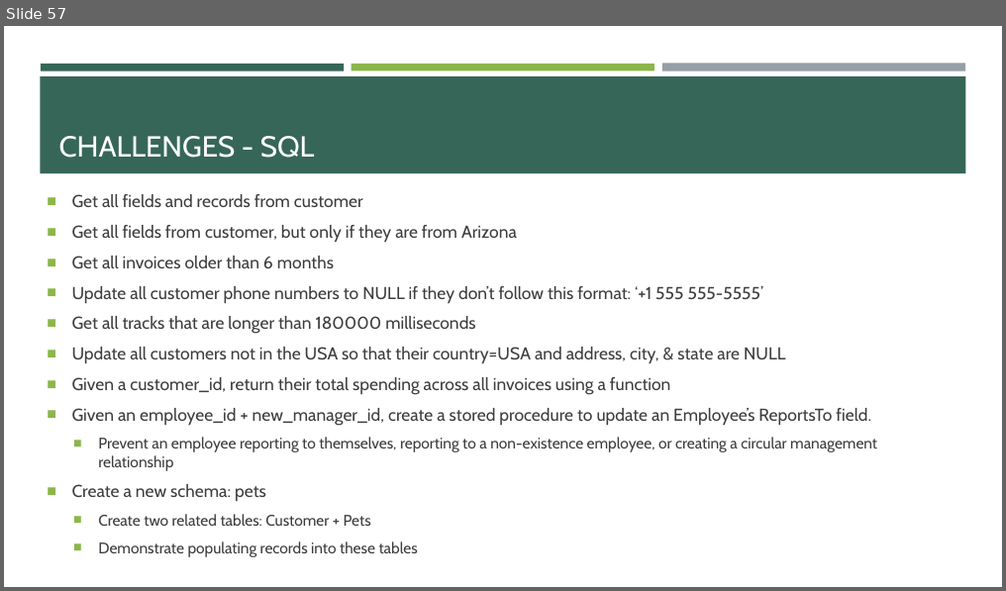
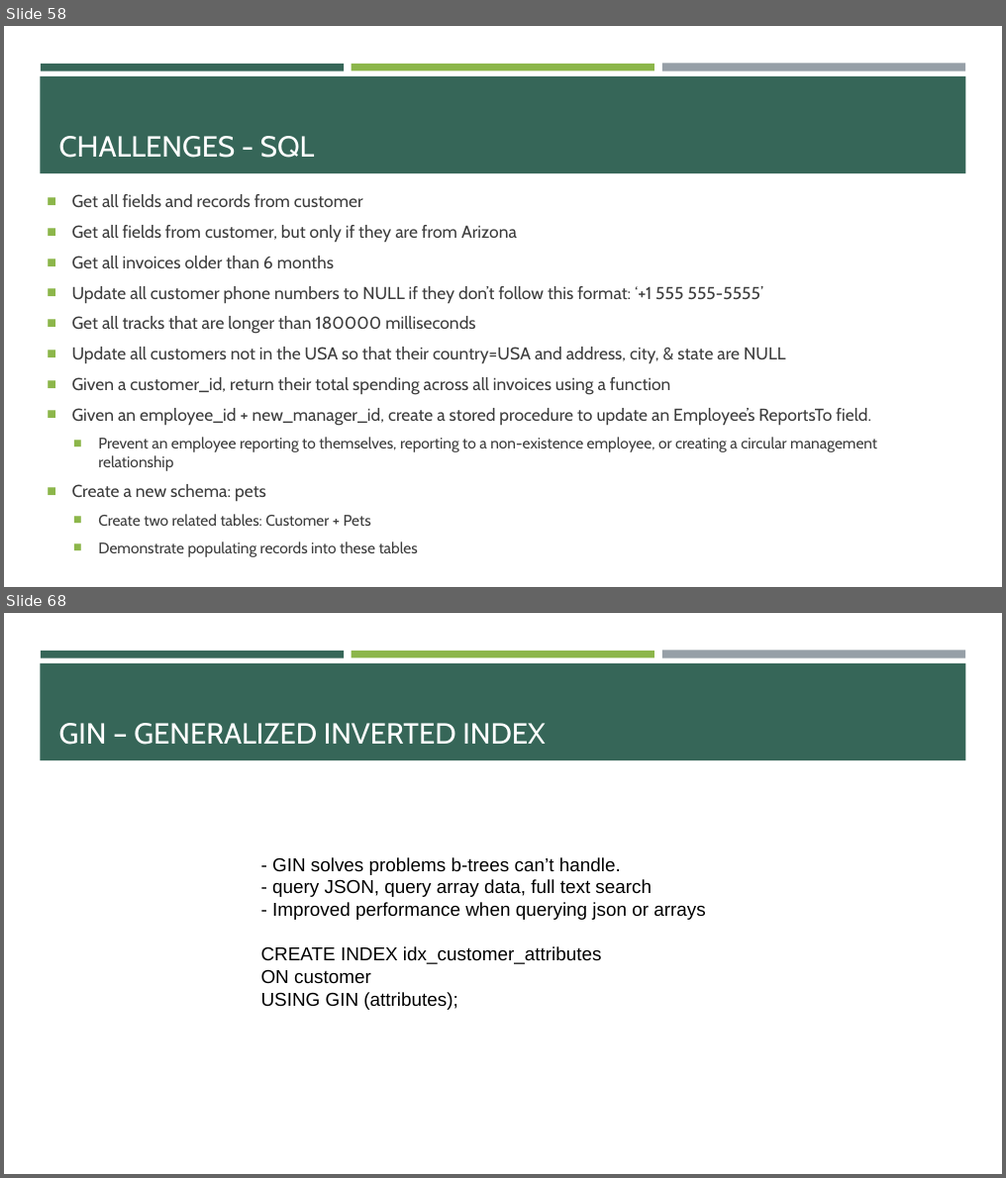
Before and after one commit to e-m-wilson/java-fs, a slide deck: Week_3/SQL_postgres.pptx. Shown one above the other, each under a label of ours: slide 57 before the commit, slides 58 and 68 after it; the slides between them are not shown. The pictures are 1006x591 and 1006x1178 pixels, drawn with LibreOffice and Linux fonts; fonts in the diff are those of the drawing. Boxes give left, top, right and bottom in pixels: in the first picture for what was removed or moved away, otherwise in the second. Text is boxed around its words. In the diff, an @@ line names an element or a change of style, - is before the commit and + after.

```diff
--- a/Week_3/SQL_postgres.pptx
+++ b/Week_3/SQL_postgres.pptx
@@ slide 68 added at [4,613,1002,1174], background #FFFFFF; not listed: 4 template elements that a slide beside it also shows @@
@@ title added at [59,723,545,745], 28 pt, text #FFFFFF @@
+GIN – GENERALIZED INVERTED INDEX
@@ text added at [261,858,705,1010], 18 pt, text #000000 @@
+- GIN solves problems b-trees can’t handle.
+- query JSON, query array data, full text search
+- Improved performance when querying json or arrays
+CREATE INDEX idx_customer_attributes
+ON customer
+USING GIN (attributes);
@@ what was slide 57 is now slide 58 @@
```
Also in this commit, not shown: 5 slides changed, 24 other slides added.
